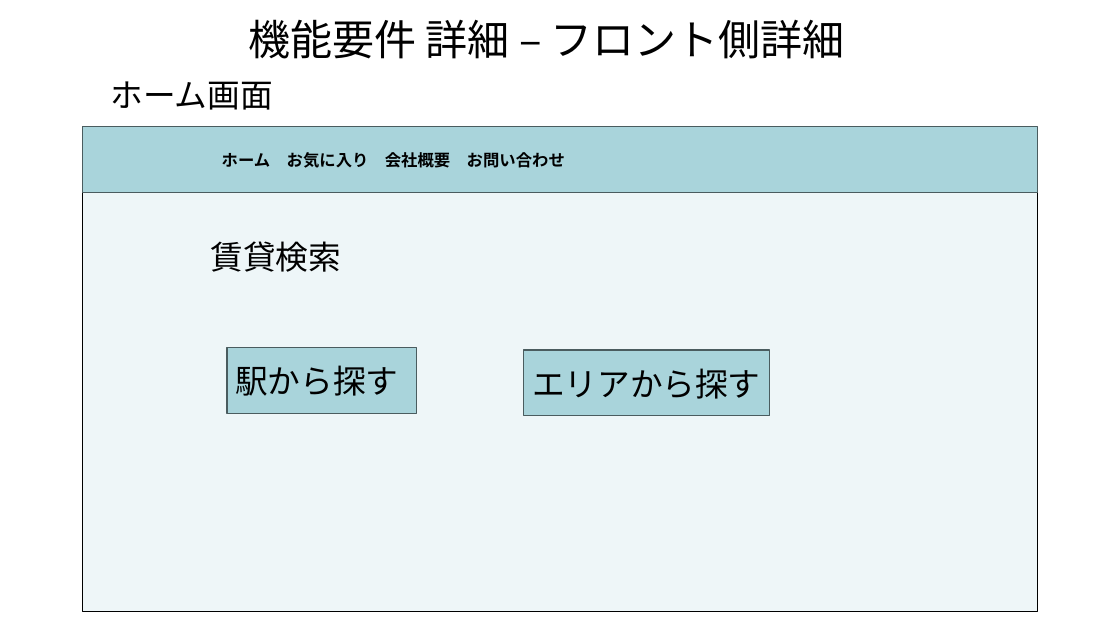
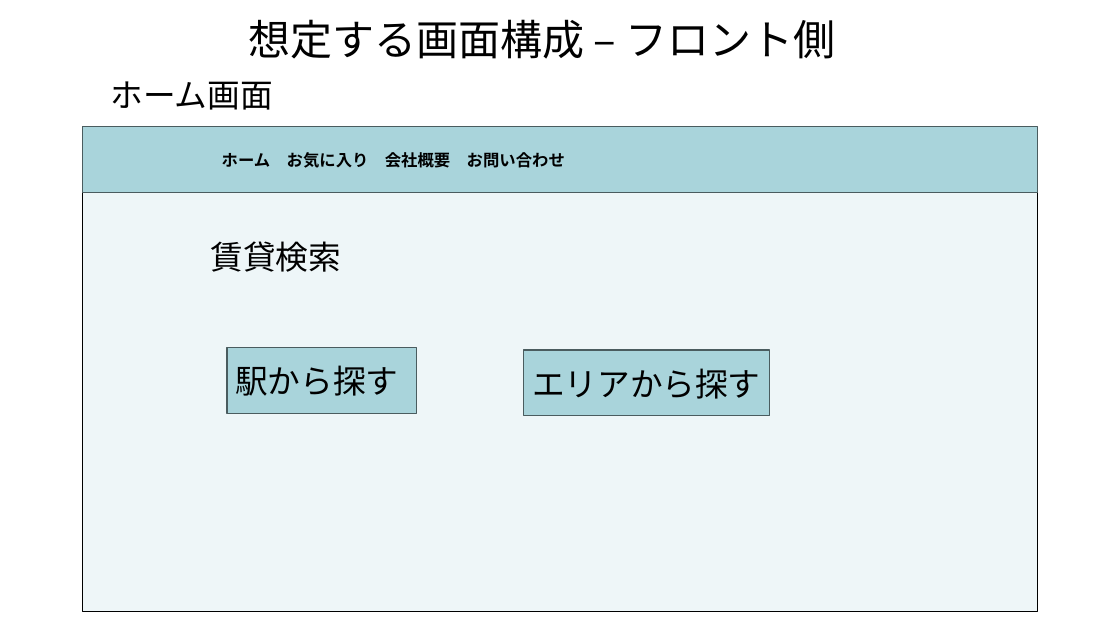
Before and after one commit to akikun918/apart-management-system, a slide deck: slide 9 of 要件定義書.pptx. Drawn at 1120x630 pixels with LibreOffice and Linux fonts; fonts in the diff are those of the drawing. Boxes give left, top, right and bottom in pixels: in the first picture for what was removed or moved away, otherwise in the second. Text is boxed around its words. In the diff, an @@ line names an element or a change of style, - is before the commit and + after.

```diff
--- a/要件定義書.pptx
+++ b/要件定義書.pptx
@@ text at bbox=[248, 19, 835, 59]: text changed @@
-機能要件 詳細 – フロント側詳細
+想定する画面構成 – フロント側
```
Also in this commit, not shown: 3 other slides changed.
